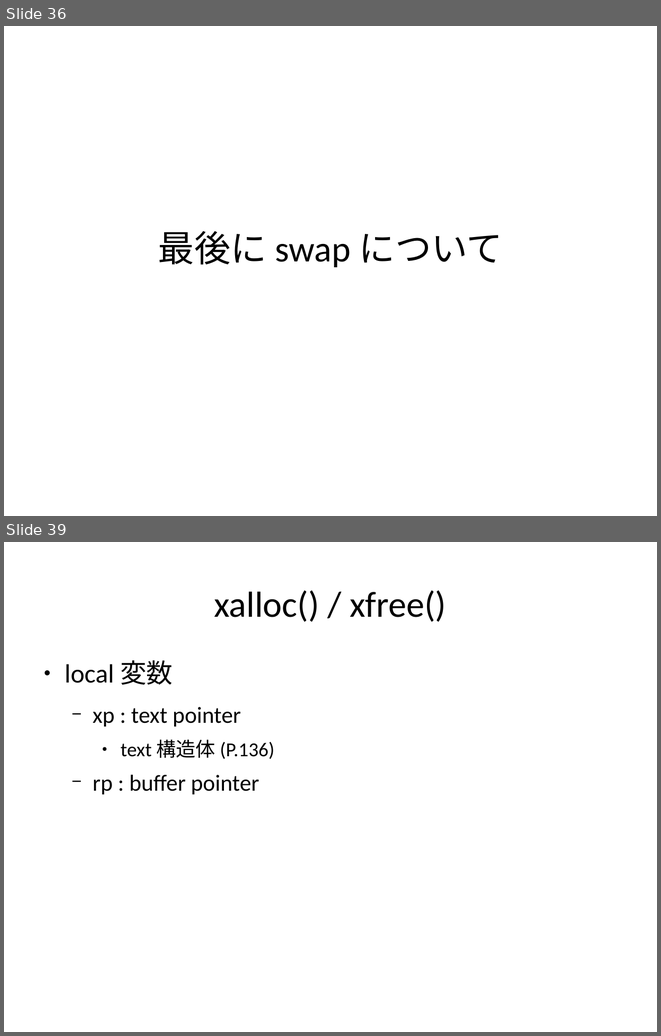
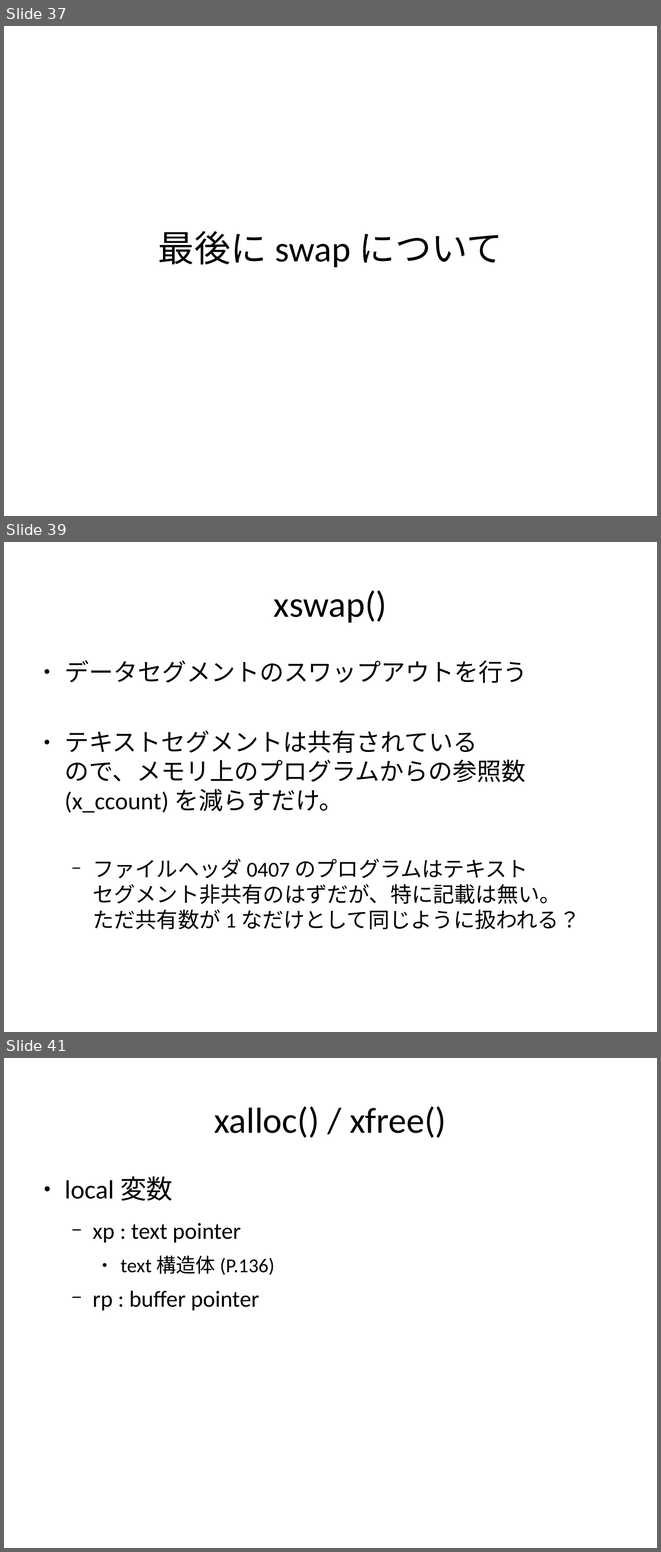
Before and after one commit to andromedroid/ame, a slide deck: doc/unix_v6/process_matome.odp. Shown one above the other, each under a label of ours: slides 36 and 39 before the commit, slides 37, 39 and 41 after it; the slides between them are not shown. The pictures are 661x1036 and 661x1552 pixels, drawn with LibreOffice and Linux fonts; fonts in the diff are those of the drawing. Boxes give left, top, right and bottom in pixels: in the first picture for what was removed or moved away, otherwise in the second. Text is boxed around its words. In the diff, an @@ line names an element or a change of style, - is before the commit and + after.

```diff
--- a/doc/unix_v6/process_matome.odp
+++ b/doc/unix_v6/process_matome.odp
@@ slide 39 added at box(4, 542, 657, 1032), background #FFFFFF @@
@@ title added at box(274, 590, 387, 623), 44 pt, text #000000 @@
+xswap()
@@ text added at box(64, 660, 580, 929), 29.6 pt, text #000000 @@
+● データセグメントのスワップアウトを行う
+● テキストセグメントは共有されている
+  ので、メモリ上のプログラムからの参照数
+  (x_ccount) を減らすだけ。
+  − ファイルヘッダ 0407 のプログラムはテキスト
+    セグメント非共有のはずだが、特に記載は無い。
+    ただ共有数が 1 なだけとして同じように扱われる？
@@ what was slide 36 is now slide 37 @@
@@ what was slide 39 is now slide 41 @@
```
Also in this commit, not shown: 3 slides changed, 6 other slides added, 2 slides removed.
